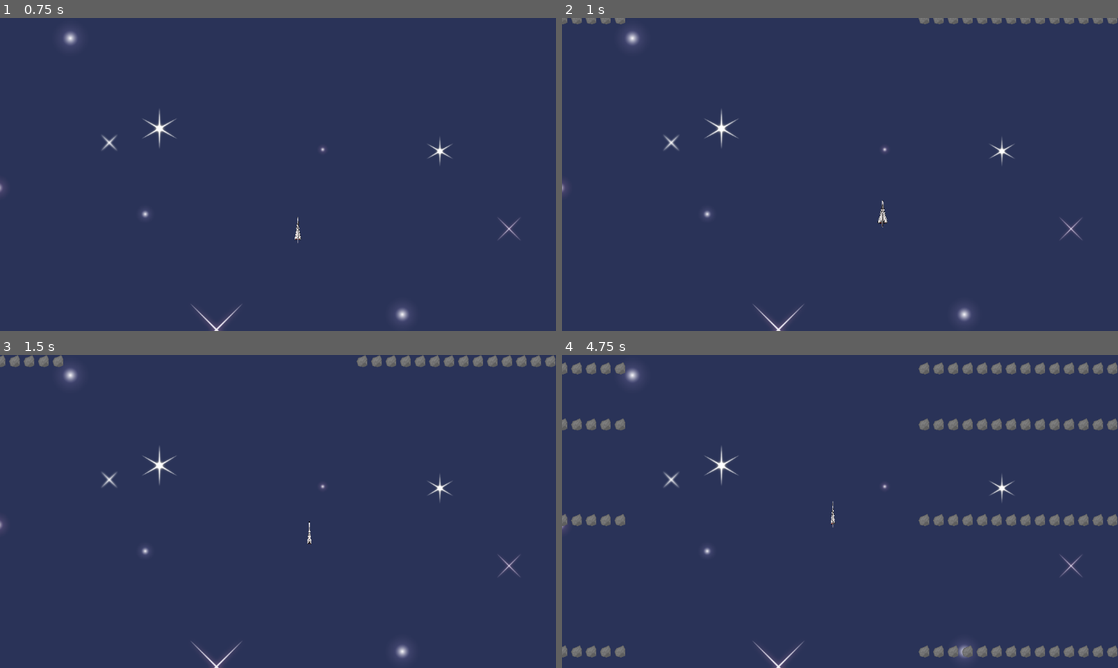
Above: before the commit, frames 1-4 (two rows, left to right).
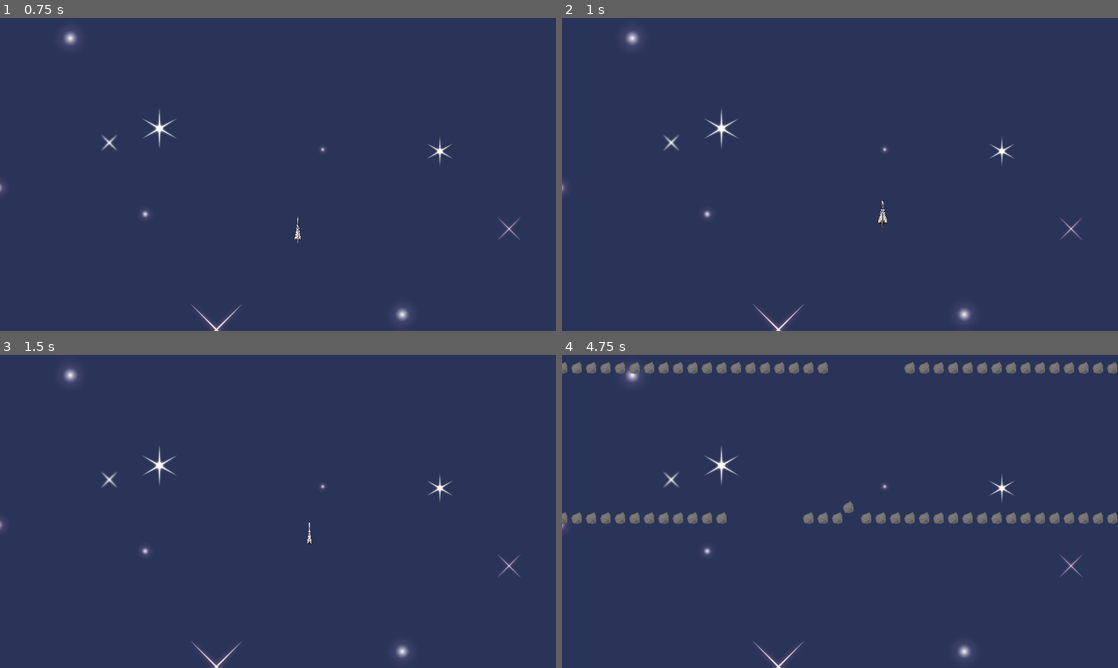
Above: after the commit, the same moments.

Repository: Joel-Singh/a-plain-catastrophe
Game: Godot game, scene res://scenes/levels/level1/level1.tscn
Two runs of this game, one before a commit and one after it. Both use one fixed random seed, a clock stepped at 60 frames per second and the inputs below.
Inputs (mouse positions are in pixels of both pictures, inside the frame that each line leads up to):
- Up to frame 1 (0.75 s): move the mouse to (400, 158) at 0.52 s
- Up to frame 2 (1 s): no input
- Up to frame 3 (1.5 s): move the mouse to (166, 527) at 1.27 s
- Up to frame 4 (4.75 s): move the mouse to (895, 442) at 2.02 s; move the mouse to (812, 574) at 2.77 s; move the mouse to (1006, 558) at 3.52 s; move the mouse to (673, 464) at 4.27 s

Frame 1 is identical in both runs. In frame 2, 0.6% of the frame differs, in the area x 0-100%, y 0-2%; in frame 3, 1.0%; in frame 4, 4.3%, in the area x 0-100%, y 2-97%.

Commit message:
Level 1 done

Diff:
--- a/scenes/levels/level1/level1.tscn
+++ b/scenes/levels/level1/level1.tscn
@@ -9,6 +9,7 @@
 position = Vector2(567, 580)
 
 [node name="ObstacleTimer" parent="." index="1"]
+wait_time = 2.0
 script = ExtResource("2_vd5or")
 
 [connection signal="timeout" from="ObstacleTimer" to="ObstacleTimer" method="_on_timeout"]
--- a/scenes/levels/level1/spawnObstacles.gd
+++ b/scenes/levels/level1/spawnObstacles.gd
@@ -15,13 +15,17 @@
   var obstacles = []
   var distanceBetweenObstacle = 30
   for positionX in range(
-    0, get_parent().get_viewport_rect().size.x, distanceBetweenObstacle
+    0,
+    get_parent().get_viewport_rect().size.x,
+    distanceBetweenObstacle
   ):
     var newObstacle = obstacle.instantiate()
     newObstacle.position.x = positionX
     obstacles.append(newObstacle)
 
-  obstacles = makeOpening(obstacles, { 'size': 20, 'starting': 5})
+  var size = 5
+  var starting = randi() % (obstacles.size() - 5)
+  obstacles = makeOpening(obstacles, { 'size': size, 'starting': starting})
   for obstacle in obstacles:
     get_parent().add_child(obstacle)
 
